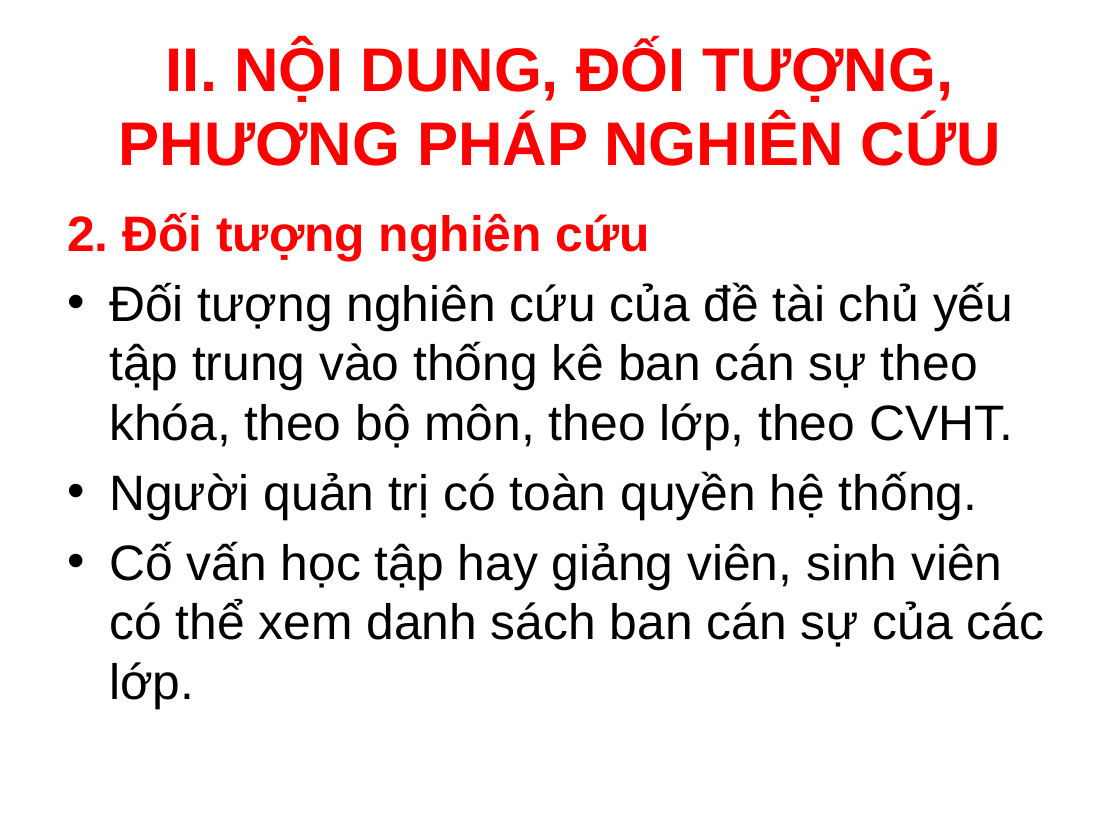
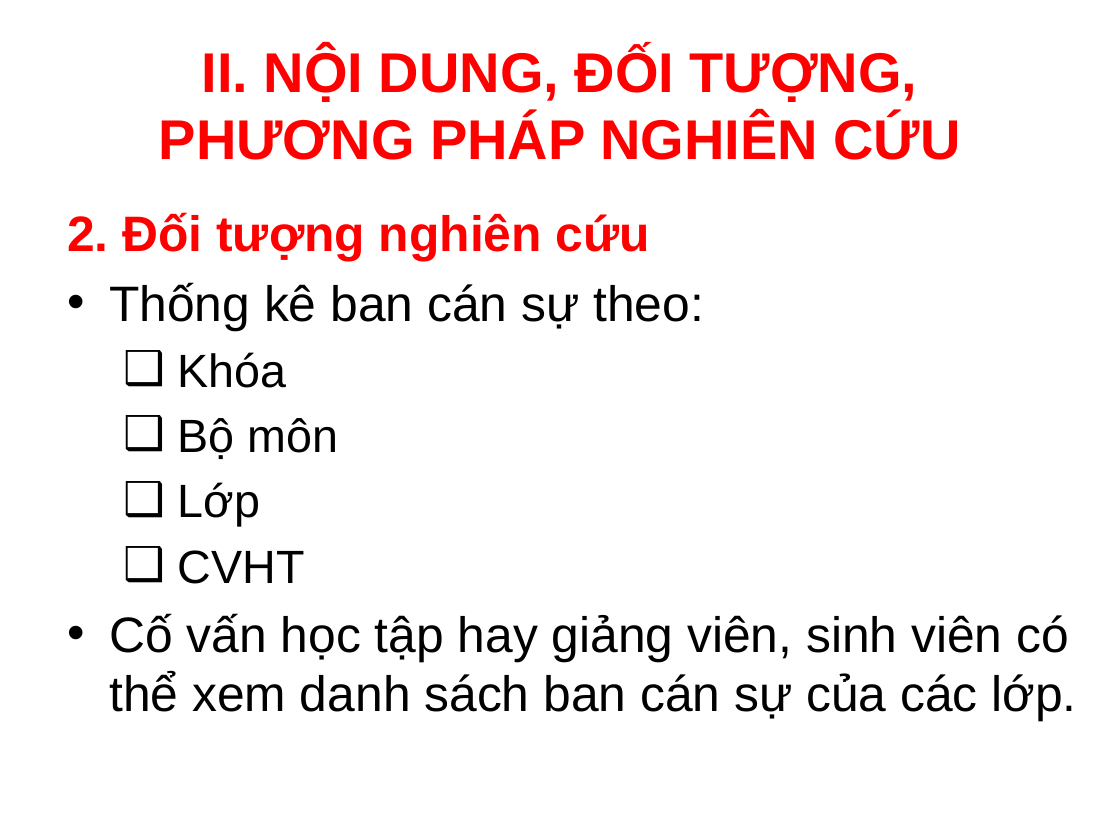
Before and after one commit to MTeeIT/Do_An_MH, a slide deck: slide 5 of bao cao/Slide Bao Cao.pptx. Drawn at 1120x840 pixels with LibreOffice and Linux fonts; fonts in the diff are those of the drawing; background and template pictures are left out. Boxes give left, top, right and bottom in pixels: in the first picture for what was removed or moved away, otherwise in the second. Text is boxed around its words. In the diff, an @@ line names an element or a change of style, - is before the commit and + after.

Commit message:
Sua bai bao cao, ppt

```diff
--- a/bao cao/Slide Bao Cao.pptx
+++ b/bao cao/Slide Bao Cao.pptx
@@ title "II. NỘI DUNG, ĐỐI TƯỢNG, ..." at box(159, 48, 960, 160): size 39.6 to 36 pt @@
@@ text at box(109, 282, 704, 584): text changed @@
-• Đối tượng nghiên cứu của đề tài chủ yếu tập trung vào thống kê ban cán sự theo khóa, theo bộ môn, theo lớp, theo CVHT.
-• Người quản trị có toàn quyền hệ thống.
+• Thống kê ban cán sự theo:
+  ❑ Khóa
+  ❑ Bộ môn
+  ❑ Lớp
+  ❑ CVHT
```
Also in this commit, not shown: 3 other slides changed, 3 slides added, 1 slide removed, 2 other files.
